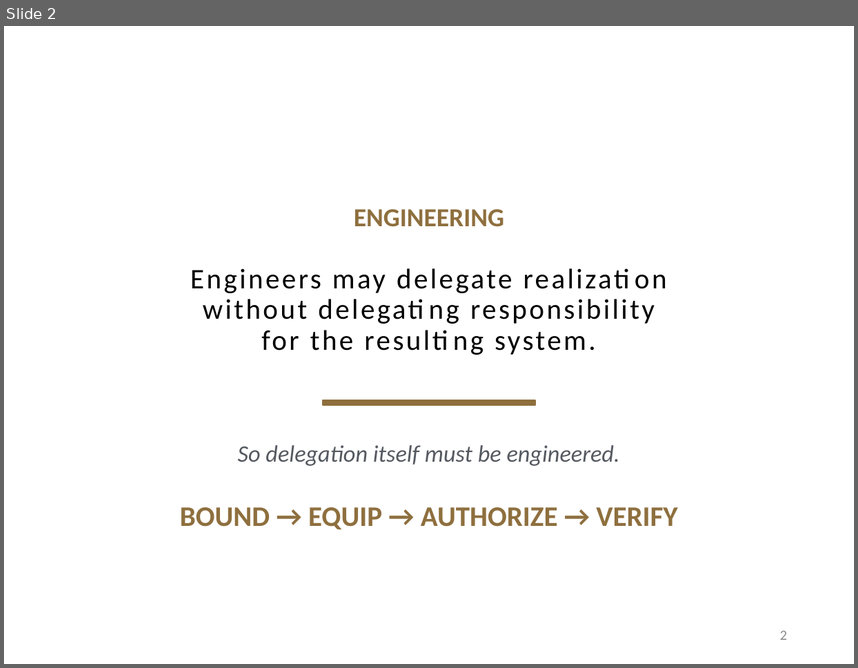
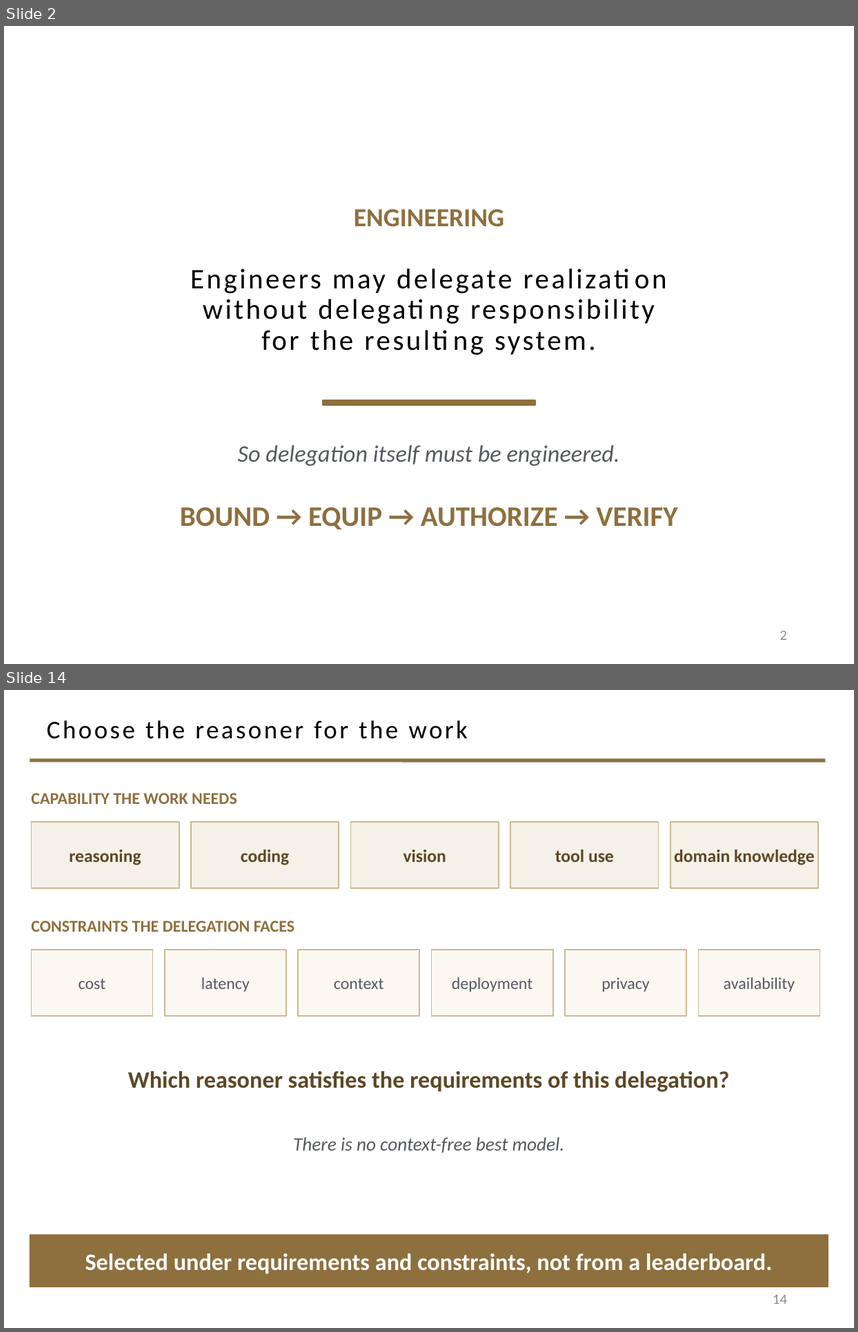
Before and after one commit to davisjam/model-based-agentic-software-engineering, a slide deck: course/lectures/act-2-delegation-and-control/01-delegation/2-1-Agents.pptx. Shown one above the other, each under a label of ours: slide 2 before the commit, slides 2 and 14 after it; the slides between them are not shown. The pictures are 858x668 and 858x1332 pixels, drawn with LibreOffice and Linux fonts; fonts in the diff are those of the drawing; background and template pictures are left out. Boxes give left, top, right and bottom in pixels: in the first picture for what was removed or moved away, otherwise in the second. Text is boxed around its words. In the diff, an @@ line names an element or a change of style, - is before the commit and + after.

```diff
--- a/course/lectures/act-2-delegation-and-control/01-delegation/2-1-Agents.pptx
+++ b/course/lectures/act-2-delegation-and-control/01-delegation/2-1-Agents.pptx
@@ slide 14 added at (4, 690, 854, 1328), background #FFFFFF @@
@@ title added at (47, 720, 468, 739), 21.6 pt, text #000000 @@
+Choose the reasoner for the work
@@ line added from (30, 760) to (825, 760), #8E6F3E 3 pt @@
@@ text added at (31, 793, 237, 804), 14 pt, text #8E6F3E, bold @@
+CAPABILITY THE WORK NEEDS
@@ rectangle added at (31, 822, 179, 888), fill #F5F1E8, outline #C9B991 1 pt, 15 pt, text #5C4826, bold @@
+reasoning
@@ rectangle added at (191, 822, 339, 888), fill #F5F1E8, outline #C9B991 1 pt, 15 pt, text #5C4826, bold @@
+coding
@@ rectangle added at (351, 822, 499, 888), fill #F5F1E8, outline #C9B991 1 pt, 15 pt, text #5C4826, bold @@
+vision
@@ rectangle added at (510, 822, 659, 888), fill #F5F1E8, outline #C9B991 1 pt, 15 pt, text #5C4826, bold @@
+tool use
@@ rectangle added at (671, 822, 818, 888), fill #F5F1E8, outline #C9B991 1 pt, 15 pt, text #5C4826, bold @@
+domain knowledge
@@ text added at (31, 920, 294, 931), 14 pt, text #8E6F3E, bold @@
+CONSTRAINTS THE DELEGATION FACES
@@ rectangle added at (31, 949, 153, 1016), fill #FBF8F2, outline #C9B991 1 pt, 14 pt, text #555960 @@
+cost
@@ rectangle added at (165, 949, 286, 1016), fill #FBF8F2, outline #C9B991 1 pt, 14 pt, text #555960 @@
+latency
@@ rectangle added at (298, 949, 419, 1016), fill #FBF8F2, outline #C9B991 1 pt, 14 pt, text #555960 @@
+context
@@ rectangle added at (432, 949, 553, 1016), fill #FBF8F2, outline #C9B991 1 pt, 14 pt, text #555960 @@
+deployment
@@ rectangle added at (565, 949, 686, 1016), fill #FBF8F2, outline #C9B991 1 pt, 14 pt, text #555960 @@
+privacy
@@ rectangle added at (699, 949, 820, 1016), fill #FBF8F2, outline #C9B991 1 pt, 14 pt, text #555960 @@
+availability
@@ text added at (128, 1071, 729, 1092), 20 pt, text #5C4826, bold @@
+Which reasoner satisfies the requirements of this delegation?
@@ text added at (293, 1137, 565, 1152), 16 pt, text #555960, italic @@
+There is no context-free best model.
@@ rectangle added at (30, 1234, 829, 1287), fill #8E6F3E, 20 pt, text #FFFFFF, bold @@
+Selected under requirements and constraints, not from a leaderboard.
@@ page number added at (773, 1294, 787, 1303), 12 pt, text #8C8C8C @@
+14
```
Also in this commit, not shown: 9 slides changed, 22 other slides added, 30 slides removed, 1 other file.
